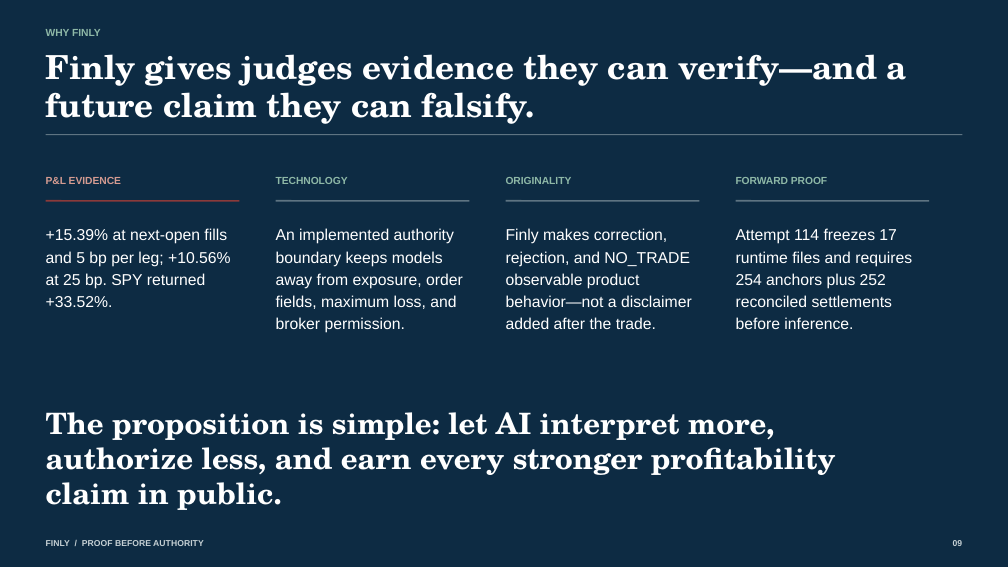
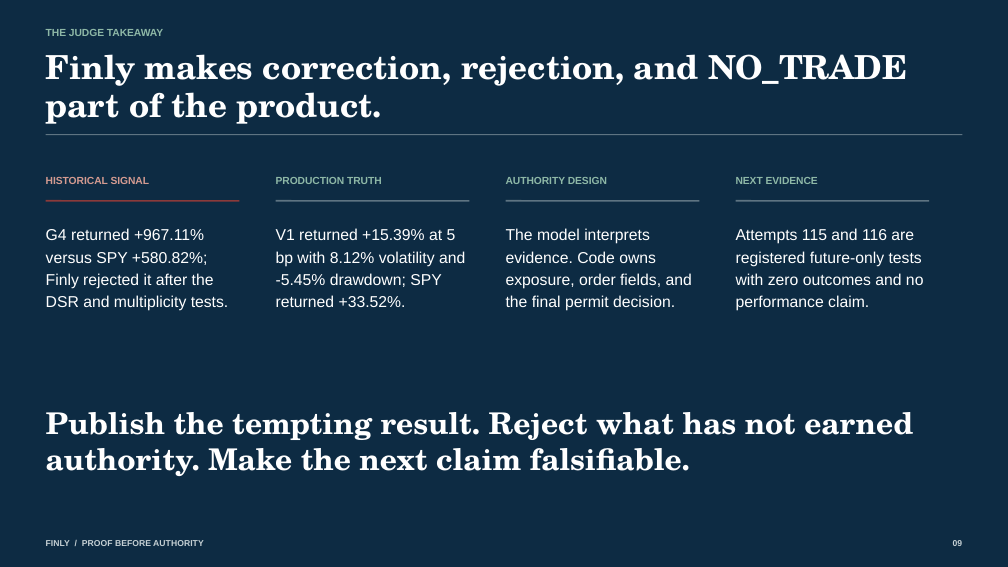
Before and after one commit to owlsowo/finly-bot, a slide deck: slide 9 of public/judge/Finly_Consulting_Deck.pptx. Drawn at 1008x567 pixels with LibreOffice and Linux fonts; fonts in the diff are those of the drawing. Boxes give left, top, right and bottom in pixels: in the first picture for what was removed or moved away, otherwise in the second. Text is boxed around its words. In the diff, an @@ line names an element or a change of style, - is before the commit and + after.

Commit message:
release: rebuild judge-facing Finly package

```diff
--- a/public/judge/Finly_Consulting_Deck.pptx
+++ b/public/judge/Finly_Consulting_Deck.pptx
@@ text at <box>46,29,163,36</box>: text changed @@
-WHY FINLY
+THE JUDGE TAKEAWAY
@@ text at <box>46,54,907,124</box>: text changed @@
-Finly gives judges evidence they can verify—and a future claim they can falsify.
+Finly makes correction, rejection, and NO_TRADE part of the product.
@@ text at <box>46,177,150,184</box>: text changed @@
-P&L EVIDENCE
+HISTORICAL SIGNAL
@@ text at <box>276,177,382,184</box>: text changed @@
-TECHNOLOGY
+PRODUCTION TRUTH
@@ text at <box>506,177,607,184</box>: text changed @@
-ORIGINALITY
+AUTHORITY DESIGN
@@ text at <box>736,177,818,184</box>: text changed @@
-FORWARD PROOF
+NEXT EVIDENCE
@@ text at <box>46,228,229,311</box>: text changed @@
-+15.39% at next-open fills and 5 bp per leg; +10.56% at 25 bp. SPY returned +33.52%.
+G4 returned +967.11% versus SPY +580.82%; Finly rejected it after the DSR and multiplicity tests.
@@ text at <box>276,228,465,307</box>: text changed @@
-An implemented authority boundary keeps models away from exposure, order fields, maximum loss, and broker permission.
+V1 returned +15.39% at 5 bp with 8.12% volatility and -5.45% drawdown; SPY returned +33.52%.
@@ text at <box>506,228,692,311</box>: text changed @@
-Finly makes correction, rejection, and NO_TRADE observable product behavior—not a disclaimer added after the trade.
+The model interprets evidence. Code owns exposure, order fields, and the final permit decision.
@@ text at <box>736,228,924,311</box>: text changed @@
-Attempt 114 freezes 17 runtime files and requires 254 anchors plus 252 reconciled settlements before inference.
+Attempts 115 and 116 are registered future-only tests with zero outcomes and no performance claim.
@@ text at <box>46,412,913,476</box>: text changed; size 28 to 28.5 pt @@
-The proposition is simple: let AI interpret more, authorize less, and earn every stronger profitability claim in public.
+Publish the tempting result. Reject what has not earned authority. Make the next claim falsifiable.
```
Also in this commit, not shown: 5 other slides changed, 3 slides added, 3 slides removed, 30 other files.
